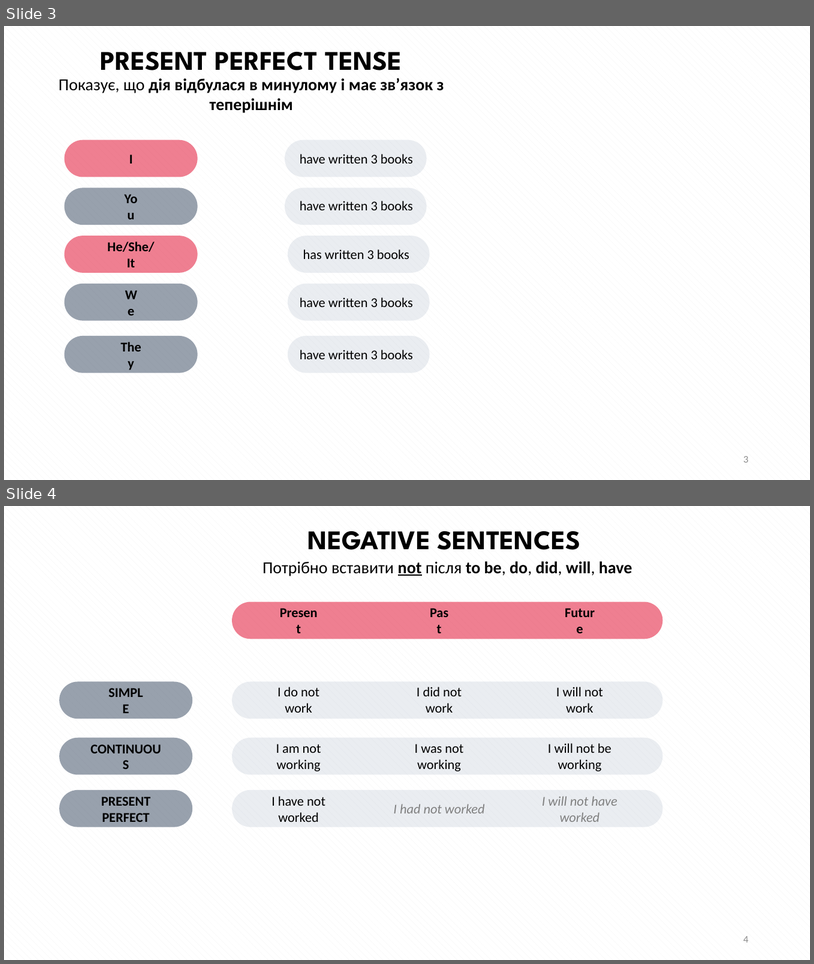
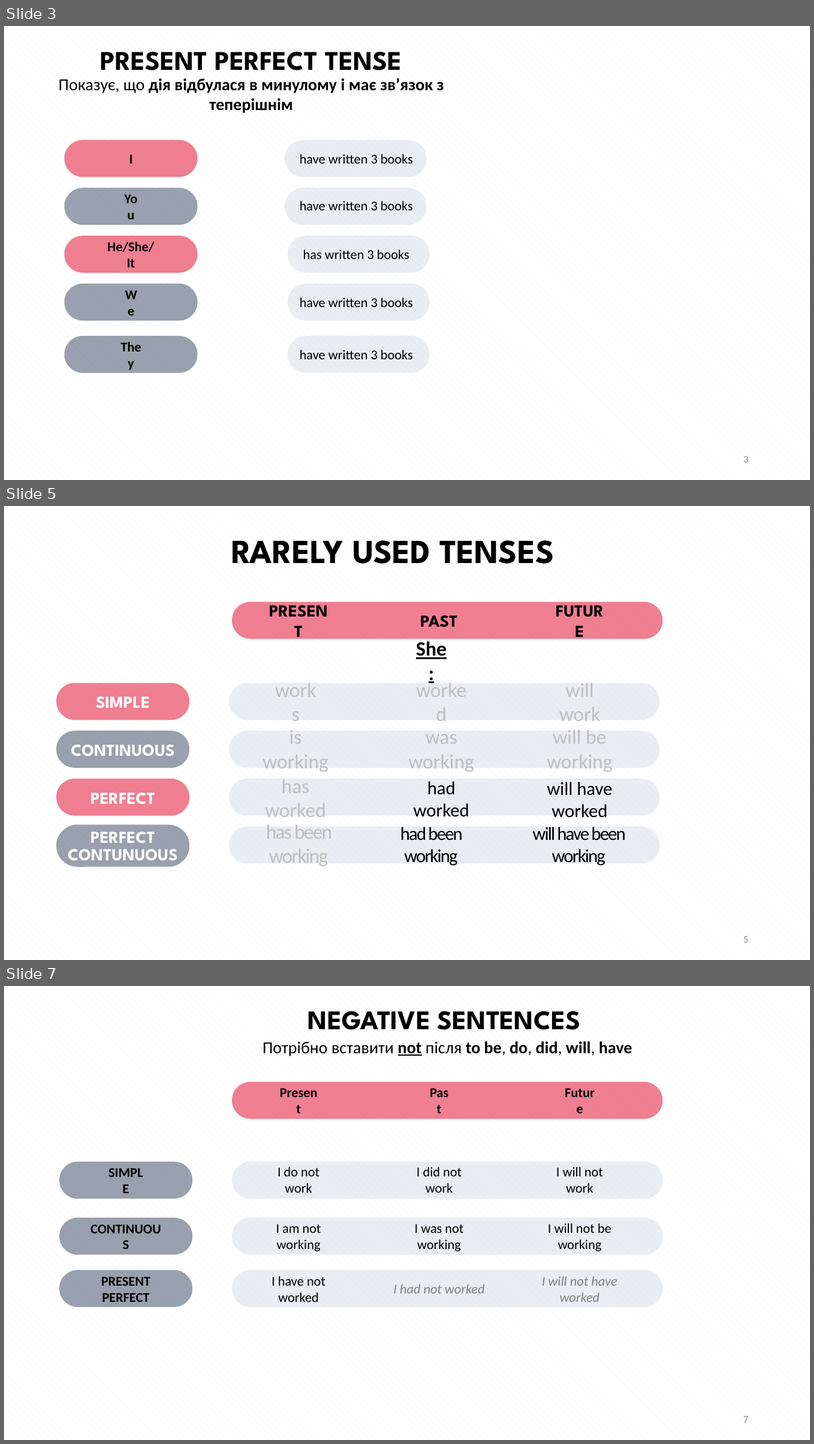
Before and after one commit to vikhulei/TeachLearnFullStack, a slide deck: public/docs/Reviews.pptx. Shown one above the other, each under a label of ours: slides 3 and 4 before the commit, slides 3, 5 and 7 after it; the slides between them are not shown. The pictures are 814x964 and 814x1444 pixels, drawn with LibreOffice and Linux fonts; fonts in the diff are those of the drawing. Boxes give left, top, right and bottom in pixels: in the first picture for what was removed or moved away, otherwise in the second. Text is boxed around its words. In the diff, an @@ line names an element or a change of style, - is before the commit and + after.

```diff
--- a/public/docs/Reviews.pptx
+++ b/public/docs/Reviews.pptx
@@ slide 5 added at [4, 506, 810, 960], background pattern #F2F2F2 on #FFFFFF @@
@@ text added at [231, 540, 554, 564], 40 pt, text #000000, bold @@
+RARELY USED TENSES
@@ rounded rectangle added at [232, 601, 663, 639], fill #E31737 at 55% opacity @@
@@ text added at [266, 610, 331, 631], 20 pt, text #000000, bold @@
+PRESENT
@@ text added at [552, 610, 608, 631], 20 pt, text #000000, bold @@
+FUTURE
@@ text added at [420, 615, 458, 627], 20 pt, text #000000, bold @@
+PAST
@@ text added at [416, 641, 447, 659], 24 pt, text #000000, bold, underline @@
+She:
@@ rounded rectangle added at [56, 682, 189, 720], fill #E31737 at 55% opacity @@
@@ rounded rectangle added at [229, 682, 660, 720], fill #ADB9CA at 25% opacity @@
@@ text added at [560, 683, 600, 721], 24 pt, text #BFBFBF @@
+will work
@@ text added at [96, 696, 150, 708], 20 pt, text #FFFFFF, bold @@
+SIMPLE
@@ text added at [272, 690, 320, 714], 24 pt, text #BFBFBF @@
+works
@@ rounded rectangle added at [56, 730, 189, 768], fill #44546A at 55% opacity @@
@@ rounded rectangle added at [229, 730, 660, 768], fill #ADB9CA at 25% opacity @@
@@ text added at [263, 730, 329, 771], 24 pt, text #BFBFBF @@
+is working
@@ text added at [408, 734, 474, 771], 24 pt, text #BFBFBF @@
+was working
@@ text added at [547, 730, 613, 771], 24 pt, text #BFBFBF @@
+will be working
@@ text added at [71, 744, 175, 756], 20 pt, text #FFFFFF, bold @@
+CONTINUOUS
@@ rounded rectangle added at [56, 778, 189, 815], fill #E31737 at 55% opacity @@
@@ text added at [90, 792, 155, 804], 20 pt, text #FFFFFF, bold @@
+PERFECT
@@ rounded rectangle added at [229, 778, 660, 815], fill #ADB9CA at 25% opacity @@
@@ text added at [265, 779, 326, 817], 24 pt, text #BFBFBF @@
+has worked
@@ text added at [428, 781, 608, 817], 22 pt, text #000000 @@
+had worked
@@ text added at [547, 781, 612, 795], 22 pt, text #000000 @@
+will have worked
@@ text added at [414, 803, 470, 816], 24 pt, text #BFBFBF @@
+worked
@@ rounded rectangle added at [56, 824, 189, 867], fill #44546A at 55% opacity @@
@@ rounded rectangle added at [229, 826, 660, 863], fill #ADB9CA at 25% opacity @@
@@ text added at [266, 825, 332, 865], 24 pt, text #BFBFBF @@
+has been working
@@ text added at [401, 826, 462, 865], 22 pt, text #000000 @@
+had been working
@@ text added at [533, 826, 626, 865], 22 pt, text #000000 @@
+will have been working
@@ text added at [68, 831, 177, 865], 20 pt, text #FFFFFF, bold @@
+PERFECT
+CONTUNUOUS
@@ page number added at [744, 936, 749, 942], 12 pt, text #8C8C8C @@
+5
@@ what was slide 4 is now slide 7 @@
@@ page number at [744, 1416, 749, 1422]: text changed @@
-4
+7
```
Also in this commit, not shown: 2 other slides added, 18 other files.
